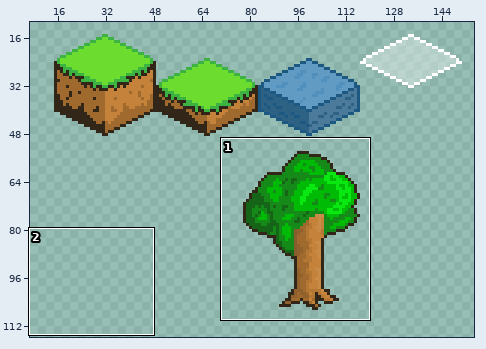
File history of a sprite sheet, Assets/Art/isometric-graphics.png. Above: a wide view before the commit, with the close-up outlined.
Close-up. First the earlier version:
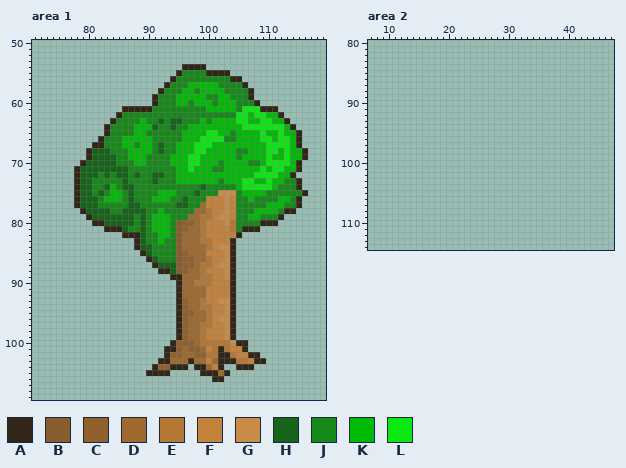
The file is 256x256 pixels. Pixels under 10% opacity are left out. Colours within 5 levels of each other are drawn and written as one. Shown: area 1: x 71..119, y 50..109; area 2: x 7..47, y 80..114. The wide view leaves out empty margins.
Palette (. is transparent): A #322619  B #875d2e  C #90612d  D #a0692d  E #b47734  F #c4823a  G #c88b48  H #156418  J #158a19  K #00bb05  L #09e811
Pixels before, area 1 (only the part around the change), first column x 72:
 50 ................................................
 51 ................................................
 52 ................................................
 53 ................................................
 54 ........................AAAA....................
 55 .......................AJJJJAAAA................
 56 ......................AJJJJJJJJJAA..............
 57 .....................AJJJKKKKKJJJJA.............
 58 ....................AJJJKKJKKKKJJJJA............
 59 ...................AJJJKKKKKJJKKJJJA............
 60 ...................AJJJKKJKKKJKKKJJJA...........
 61 ..............AAAAAJJJJJJJJJKKKKKJLLLAAA........
 62 .............AJJJJJJJJJJJJJJJJJJJLLKLLKKA.......
 63 ............AJJJJKJJHJHHJJJKJKKKKLLKKLLKKA......
 64 ...........AJJJJKKKHJJHJJKKKKKKKKKLLLLLLLKA.....
 65 ...........AJJJJKKJJJJJJKKKKLLKKJKKKKLKKLKKA....
 66 ..........AJJJKKKKKJJJJJKKKLLLLJJKKKKLLKLLKA....
 67 .........AAJJJKKJKKJHJJKKKLLLKKKKKKKKKLLLLKA....
 68 ........AHHHJJJKKKKJHJJKKKLLKKKKKJJKKKLLKLKKA...
 69 ........AHHHHJJKKKJJJJKKKLLKKKKKKJKKKKLKKLKKA...
 70 .......AHHHHHJJJKKJJJJKKKLLKKKJKKKKJJKLLLLKA....
 71 ......AHHHHHHHHJJJJJJJJKKLKKKJJKKKKKKLKLLKKA....
 72 ......AHHHJHJHHJHJJHHJJKKKKKKKKKKKKKLLLLKKA.....
 73 ......AHHJJJJJHJJJJHJJJKKKKKKKJKKKLLKKLKKJJA....
 74 ......AHHJJHKJHHJJJJJJJJJJJHJJJJJKLLLLLKJJJA....
 75 ......AHHJHJKKJHJJJJKKKJJJHJJJGGGJKKKKJJJJJJA...
 76 ......AHHHJKKKJHJJJKKKJJHJJJFFFGFJJKJJJJKKJA....
 77 ......AHHHJJJJJHHJJJJJJHHJJDFFFGFJJJJJKKKJJA....
 78 .......AHHHHJJHHHHJJKJJJJJDDEFFGFJJJKKKKJAA.....
 79 ........AHHHHHHHJHJKKKJJJDDEEFGGFJJKKJJJA.......
 80 .........AAHHHHHJHJKKKJBCCDEFFFGEJJJJAAA........
 81 ...........AAAHJJHJKKKJBCDDEFFFFEJAAA...........
 82 ..............AAAHJJKKJBDDDEFFFFFA..............
 83 ................AHJJKJJBDDDEEFFFA...............
 84 ................AHHJJJJBDDDDEFGGA...............
 85 .................AHJJJJBCDDDFFFGA...............
 86 ..................AHJJJBCCDDEFFGA...............
 87 ...................AHHHBCCDEEFGGA...............
 88 ....................AAHBCDDEFFFGA...............
 89 ......................AADDDEEFFGA...............
 90 .......................ADDEEEFFFA...............
 91 .......................ADDDDFFFFA...............
 92 .......................ADDDDFFFFA...............
 93 .......................ACDDEFFGGA...............
 94 .......................ACDDEEFFGA...............
 95 .......................ACCDDEFFGA...............
 96 .......................ACDDDEFGGA...............
 97 .......................ACDDEEFFGA...............
 98 .......................ACDDEFFFGA...............
 99 .......................ACDDEFFFGA...............
100 ......................ACCCDEEEEEGAA.............
101 .....................AACDCCDFEAEFFA.............
102 .....................ACCDDCCEEAAEFFAA...........
103 ....................AADDDADDFDAAAEEFAA..........
104 ...................ACCAAA.AADFA..AAA............
105 ..................AAAA.....AAADA................
106 .............................AA.................
107 ................................................
108 ................................................
109 ................................................
New version:
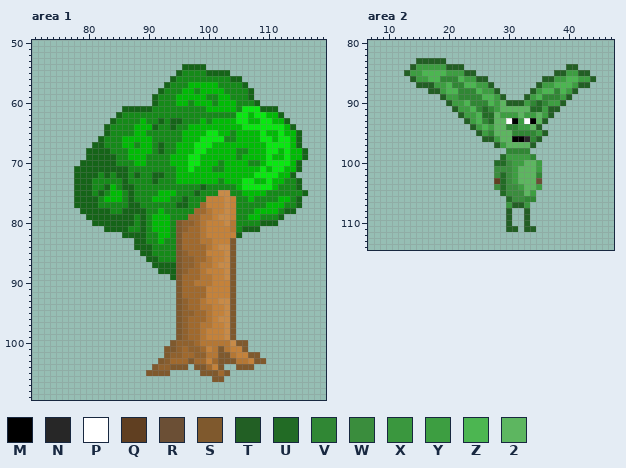
Colours new in this view: M #000000  N #272727  P #ffffff  Q #603f21  R #6b4f35  S #7f592d  T #225f24  U #226b25  V #308734  W #3a8d3d  X #3a973e  Y #3d9e41  Z #4cb651  2 #5db660
From old to new:
Changed rows in their new state; - is an unchanged pixel.
Area 1:
first column x 78:
 54 ------------------HHHH-----------------
 55 -----------------H----HHHH-------------
 56 ----------------H---------HH-----------
 57 ---------------H------------H----------
 58 --------------H--------------H---------
 59 -------------H---------------H---------
 60 -------------H----------------H--------
 61 --------HHHHH------------------HHH-----
 62 -------H--------------------------H----
 63 ------H----------------------------H---
 64 -----H------------------------------H--
 65 -----H-------------------------------H-
 66 ----H--------------------------------H-
 67 ---HH--------------------------------H-
 68 --H-----------------------------------H
 69 --H-----------------------------------H
 70 -H-----------------------------------H-
 71 H------------------------------------H-
 72 H-----------------------------------H--
 73 H------------------------------------H-
 74 H------------------------------------H-
 75 H-------------------------J-----------H
 76 H------------------------------------H-
 77 H------------------------------------H-
 78 -H---------------------------------HH--
 79 --H-------------------------------H----
 80 ---HH------------S-------------HHH-----
 81 -----HHH---------S----------HHH--------
 82 --------HHH------S---------H-----------
 83 ----------H------S--------S------------
 84 ----------H------S--------S------------
 85 -----------H-----S--------S------------
 86 ------------H----S--------S------------
 87 -------------H---S--------S------------
 88 --------------HH-S--------S------------
 89 ----------------HS--------S------------
 90 -----------------S--------S------------
 91 -----------------S--------S------------
 92 -----------------S--------S------------
 93 -----------------S--------S------------
 94 -----------------S--------S------------
 95 -----------------S--------S------------
 96 -----------------S--------S------------
 97 -----------------S--------S------------
 98 -----------------S--------S------------
 99 -----------------S--------S------------
100 ----------------S----------SS----------
101 ---------------SS-------S---S----------
102 ---------------S--------SS---SS--------
103 --------------SB---S----SSS---SS-------
104 -------------S--SSS-SS--S--SSS---------
105 ------------SSSS-----SSS-S-------------
106 -----------------------SS--------------
Area 2:
first column x 13:
 83 --TTTTT-------------------------
 84 -TYYYYYTTT-----------------TT---
 85 TYYZZZZYYYTT-------------TTYYTT-
 86 -TYYZZVVVZYYTT---------TTYYZZYYT
 87 --TTTYYZVVZZYYT-------TYYZZZYTT-
 88 ----TTYZZVVVZYYT-----TYZZVZYT---
 89 ------TYYVVVVZZYT---TYZVVVYT----
 90 -------TYYZVVVZY2TTTYVUVYYT-----
 91 --------TYYZVUVY22222UUYTT------
 92 ---------TYYZUU2YYY2YY2YT-------
 93 ----------TYZVU22PMYPM2T--------
 94 -----------TYZY22VVYY2T---------
 95 ------------TYV222VVVVYT--------
 96 -------------TTY22MMNVT---------
 97 ---------------TY2222T----------
 98 -----------------VVVV-----------
 99 ----------------UYYYYV----------
100 ---------------UUWYY22Y---------
101 ---------------WWWY222Y---------
102 ---------------WUWY222V---------
103 ---------------QUWY222R---------
104 ---------------WUWWY22Y---------
105 ----------------UWWW2Y----------
106 -----------------UWWVV----------
107 -----------------XTTX-----------
108 -----------------T--T-----------
109 -----------------T--T-----------
110 -----------------T--T-----------
111 -----------------TT-TT----------
Where, in picture pixels (left, top, right, bottom), the same in both close-ups:
changed: (74, 64, 308, 382)
added: (404, 58, 596, 232)
